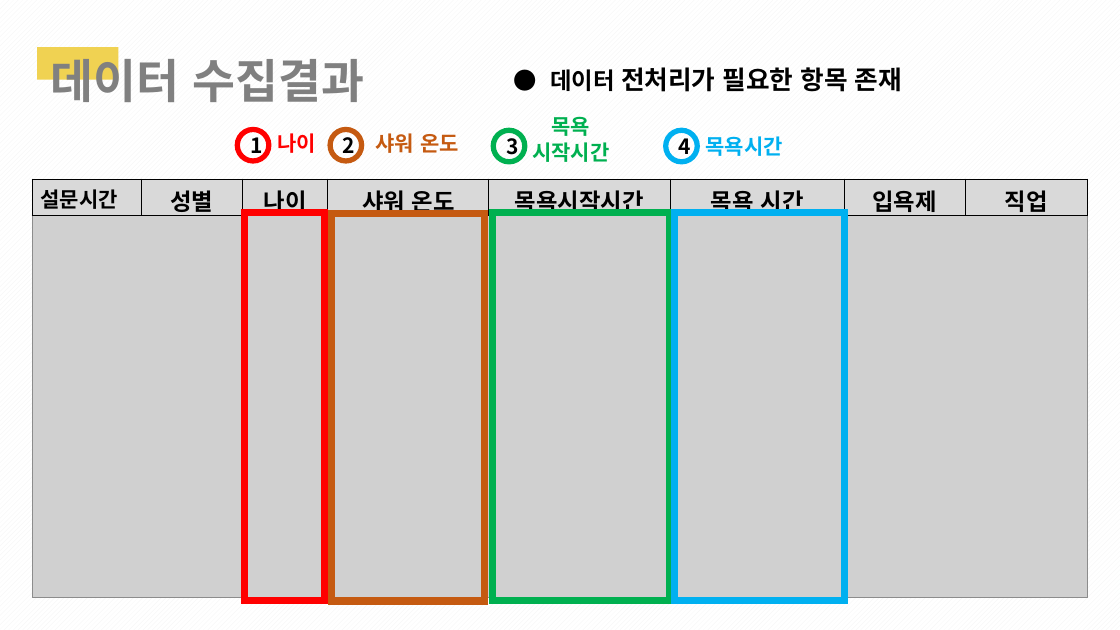
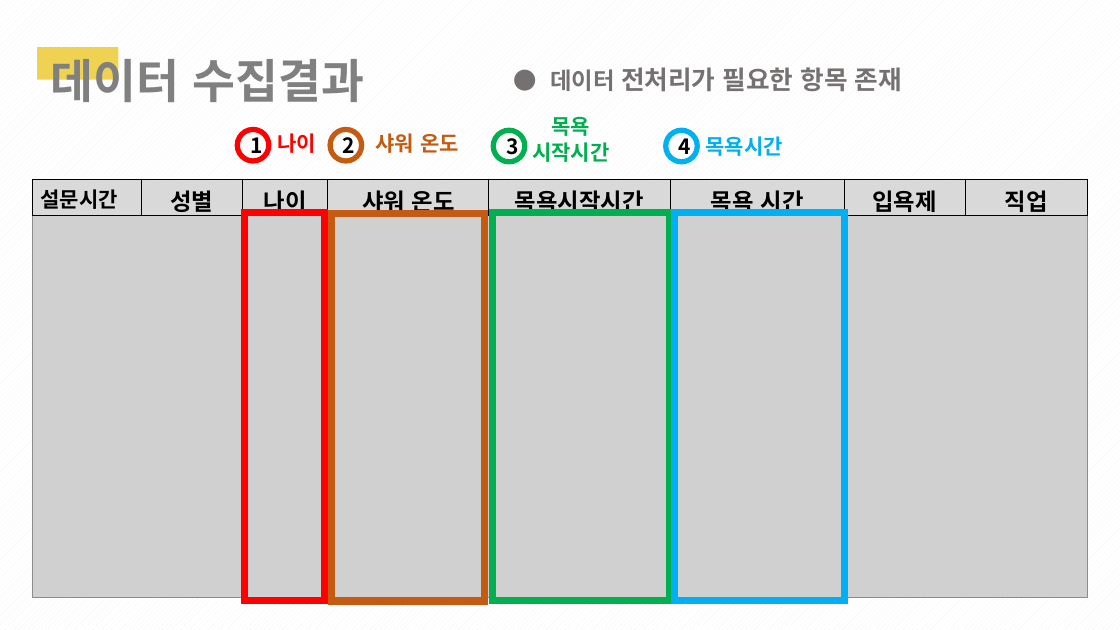
Before and after one commit to 1team-CapstonDesign1/weekly_Report, a slide deck: slide 13 of Week_13/1조_13주차_cd_발표PPT.pptx. Drawn at 1120x630 pixels with LibreOffice and Linux fonts; fonts in the diff are those of the drawing; grey boxes stand for pictures. Boxes give left, top, right and bottom in pixels: in the first picture for what was removed or moved away, otherwise in the second. Text is boxed around its words. In the diff, an @@ line names an element or a change of style, - is before the commit and + after.

```diff
--- a/Week_13/1조_13주차_cd_발표PPT.pptx
+++ b/Week_13/1조_13주차_cd_발표PPT.pptx
@@ text "● 데이터 전처리가 필요한 항목 ..." at [550, 67, 902, 92]: text colour #000000 to #767171 @@
```
Also in this commit, not shown: 11 other slides changed, 2 other files.
